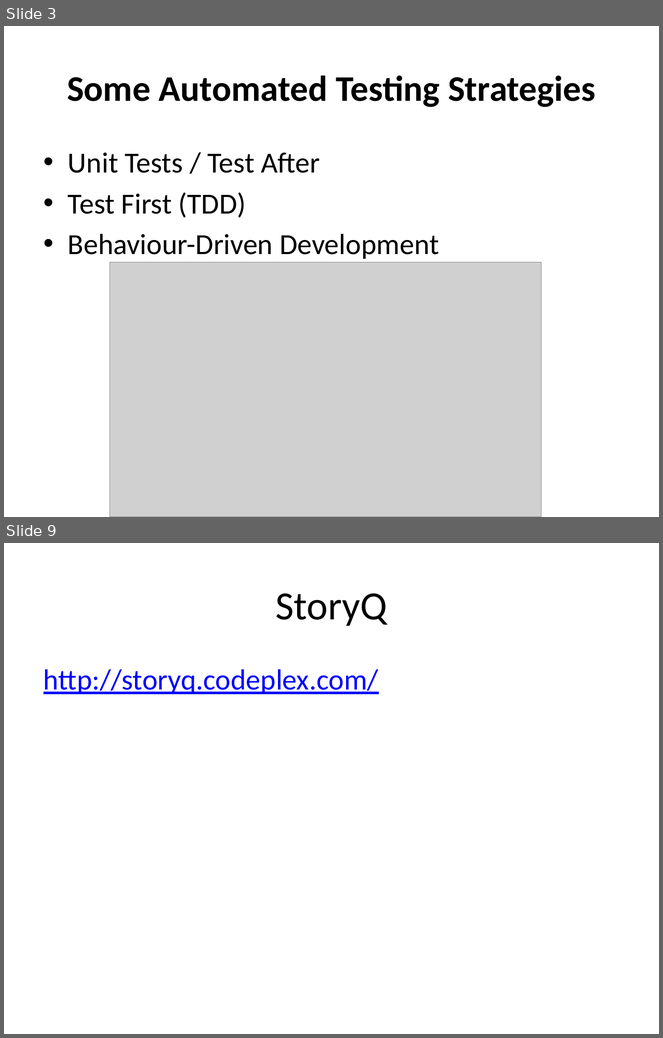
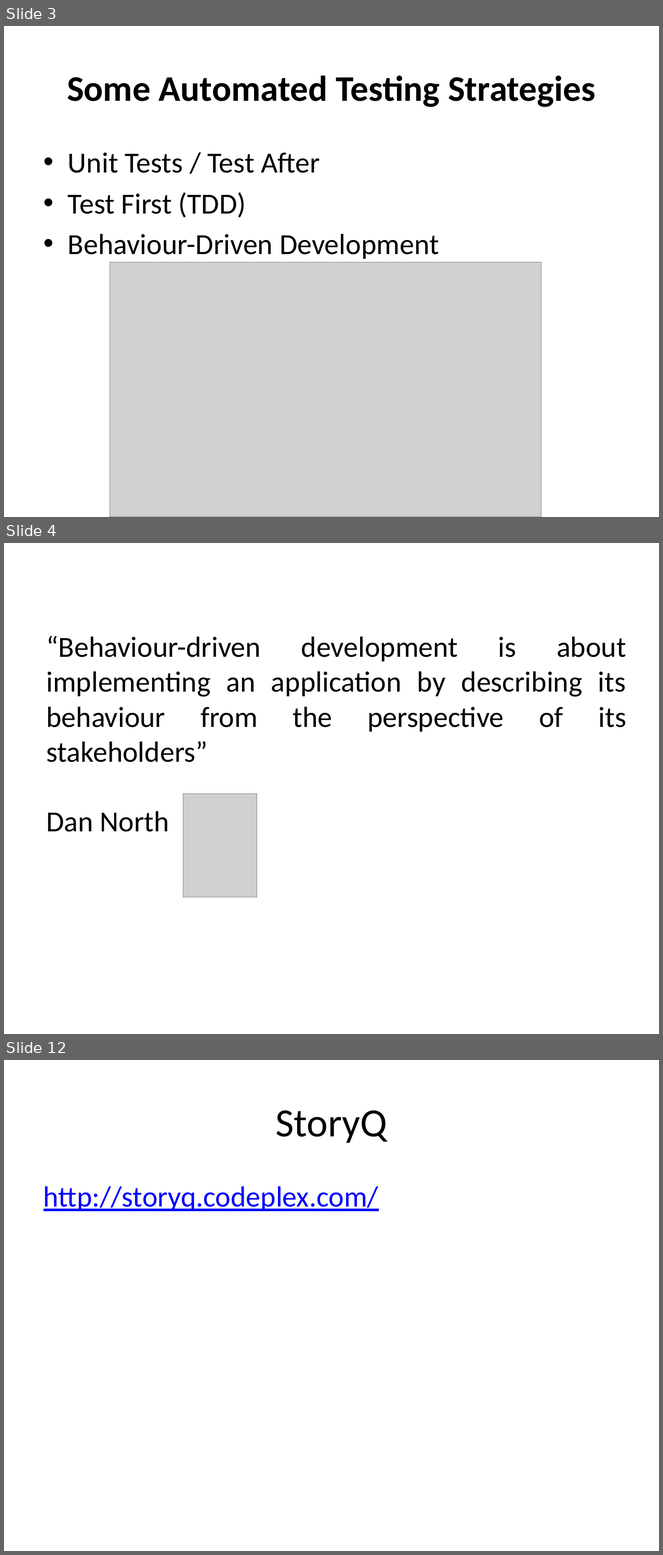
Before and after one commit to liammclennan/Liam-s-Presentations, a slide deck: storyq/Behaviour-Driven Development.pptx. Shown one above the other, each under a label of ours: slides 3 and 9 before the commit, slides 3, 4 and 12 after it; the slides between them are not shown. The pictures are 663x1038 and 663x1555 pixels, drawn with LibreOffice and Linux fonts; fonts in the diff are those of the drawing; grey boxes stand for pictures. Boxes give left, top, right and bottom in pixels: in the first picture for what was removed or moved away, otherwise in the second. Text is boxed around its words. In the diff, an @@ line names an element or a change of style, - is before the commit and + after.

```diff
--- a/storyq/Behaviour-Driven Development.pptx
+++ b/storyq/Behaviour-Driven Development.pptx
@@ slide 4 added at [4,543,659,1034], background #FFFFFF @@
@@ text added at [46,636,626,832], 32 pt, text #000000 @@
+“Behaviour-driven development is about implementing an application by describing its behaviour from the perspective of its stakeholders”
+Dan North
@@ picture added at [183,794,256,898] @@
@@ what was slide 9 is now slide 12 @@
```
Also in this commit, not shown: 6 slides changed, 3 other slides added.
